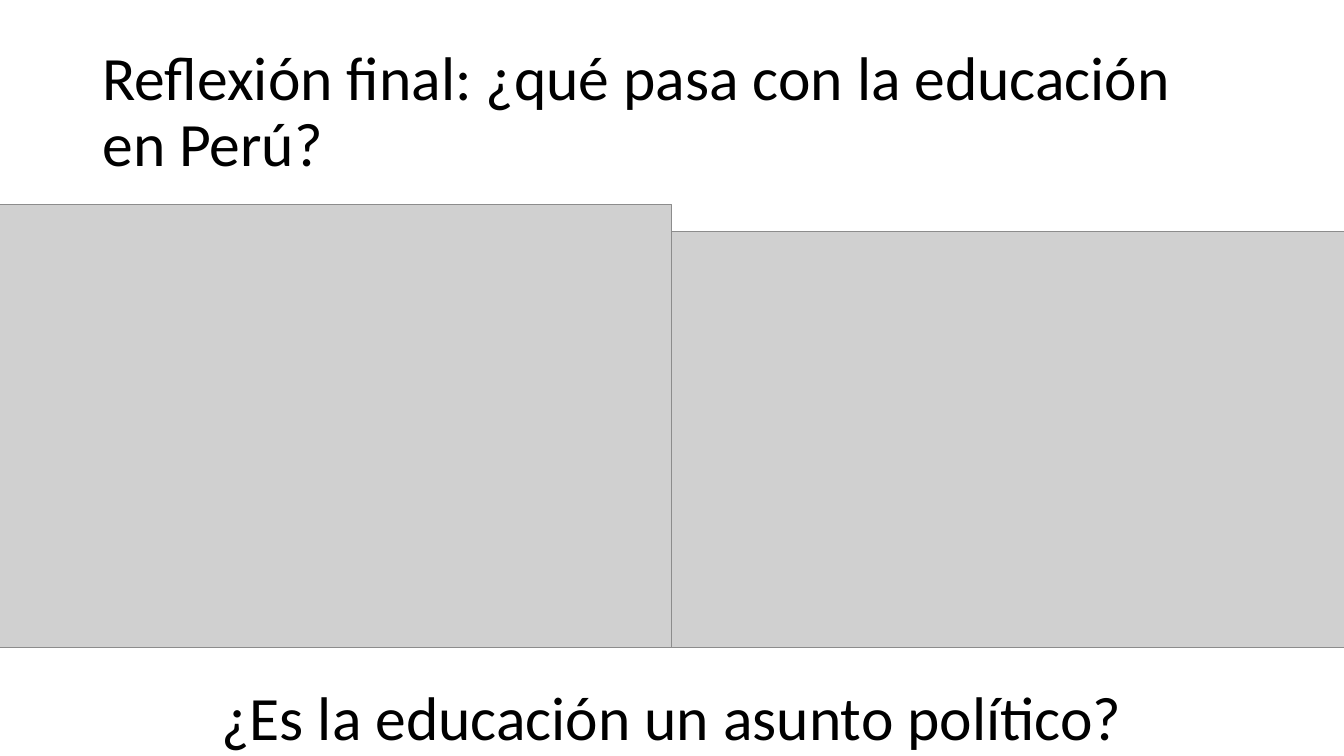
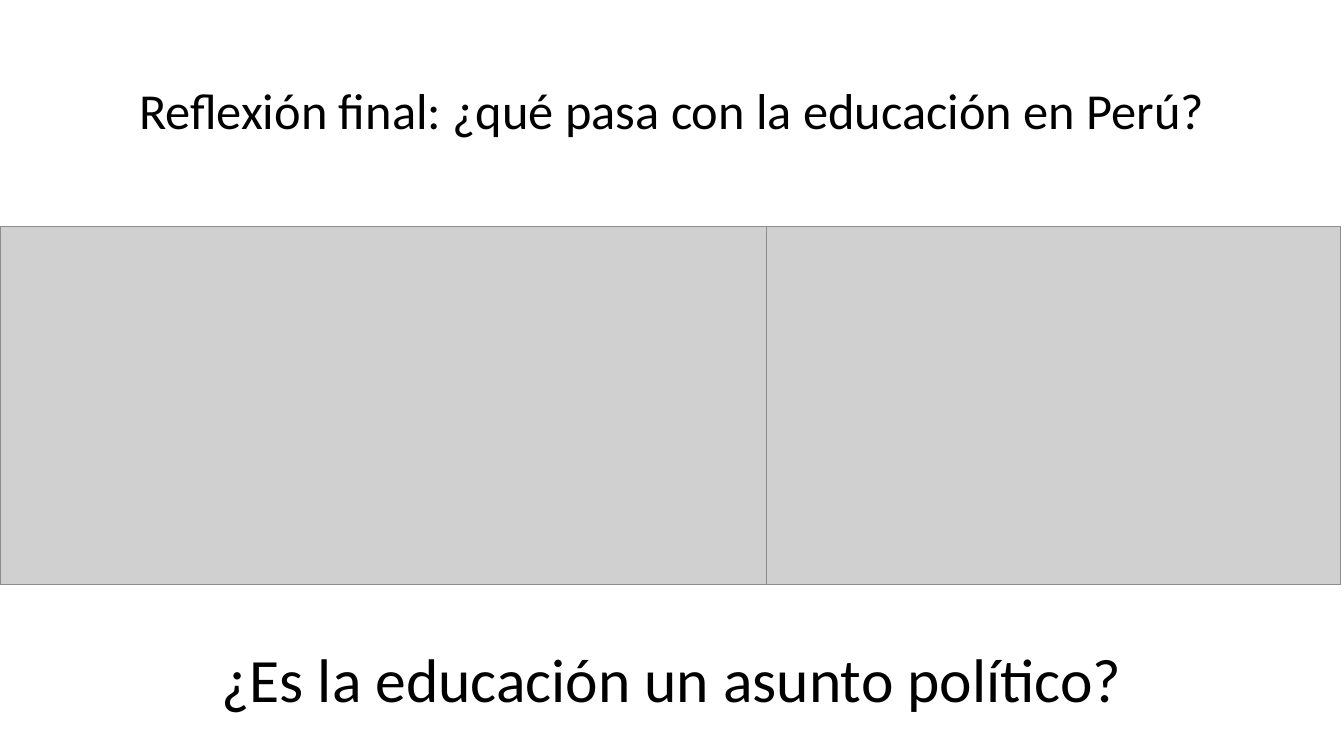
Before and after one commit to zaboltar/zaboltar.github.io, a slide deck: slide 26 of assets uarm/2023 1 UarmPCrit/Kant - ilustracion proyecto critico educacion.pptx (slide 14 before the commit). Drawn at 1344x756 pixels with LibreOffice and Linux fonts; fonts in the diff are those of the drawing; grey boxes stand for pictures. Boxes give left, top, right and bottom in pixels: in the first picture for what was removed or moved away, otherwise in the second. Text is boxed around its words. In the diff, an @@ line names an element or a change of style, - is before the commit and + after.

```diff
--- a/assets uarm/2023 1 UarmPCrit/Kant - ilustracion proyecto critico educacion.pptx
+++ b/assets uarm/2023 1 UarmPCrit/Kant - ilustracion proyecto critico educacion.pptx
@@ title "Reflexión final: ¿qué pasa con ..." at (139, 94, 1204, 138): size 44 to 36 pt; alignment left to centre @@
@@ picture: place and size @@
-picture at (658, 232, 1344, 648)
+picture at (0, 226, 843, 584)
@@ picture: place and size @@
-picture at (0, 205, 673, 647)
+picture at (766, 226, 1341, 585)
@@ text "¿Es la educación un asunto ...": place and size @@
-text "¿Es la educación un asunto ..." at (221, 697, 1121, 751)
+text "¿Es la educación un asunto ..." at (221, 659, 1121, 713)
```
Also in this commit, not shown: 5 other slides changed, 17 slides added, 5 slides removed, 15 other files.
